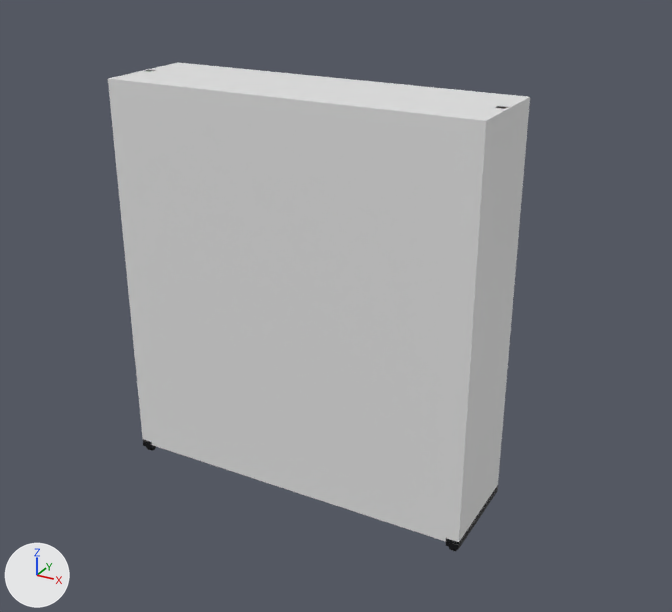
Before and after pictures for a commit that changed the glTF model internal/web/static/office/models/Deco_Whiteboard.gltf.
Camera for both pictures: a camera (50 mm lens) standing at (2.01, -3.42, 2.65) and looking at (0.12, 0.02, 0.93). The lights are fixed; the arrows at lower left show +X, +Y and +Z. The older version comes first. Where no turn or scale is listed for an object, it has been applied to the vertices. Vertices at exactly the same position are counted once.

Names of what the first picture shows: 'Deco_Whiteboard', 'Deco_Whiteboard_COL'.
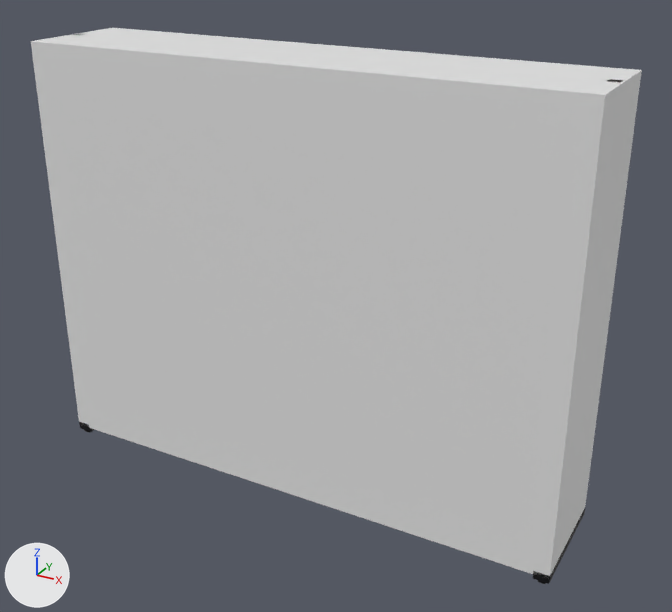
Location of each change, [x1, y1, x2, y2] in pixels of the pictures (672 x 612 px):
'Deco_Whiteboard_COL', rescaled (45% wider, 14% taller): before [108, 63, 530, 545]; after [31, 28, 642, 580]
'Deco_Whiteboard', reshaped (50% wider, 14% taller): before [143, 70, 507, 551]; after [74, 34, 622, 584]
part 1 of me_deco_whiteboard, added: after [79, 422, 92, 431]
part 2 of me_deco_whiteboard, added: after [533, 508, 585, 584]
part 3 of me_deco_whiteboard, deleted: before [143, 70, 507, 549]

Patch to the scene script:
```diff
--- a/internal/web/static/office/models/Deco_Whiteboard.gltf.py
+++ b/internal/web/static/office/models/Deco_Whiteboard.gltf.py
@@ mat_rs_led_accent @@
+mat_rs_led_accent = principled_material('RS_LED_Accent')
+mat_rs_led_accent.base_color = (0.0, 0.0, 0.0)  # black #000000
+mat_rs_led_accent.emission_color = (0.016, 0.791, 1.0)  # cyan #22e6ff
+mat_rs_led_accent.emission_strength = 8.0
@@ mat_rs_led_green @@
+mat_rs_led_green = principled_material('RS_LED_Green')
+mat_rs_led_green.base_color = (0.0, 0.0, 0.0)  # black #000000
+mat_rs_led_green.emission_color = (0.0331, 1.0, 0.246)  # green #33ff88
+mat_rs_led_green.emission_strength = 8.0
@@ mat_rs_neon_secondary @@
+mat_rs_neon_secondary = principled_material('RS_Neon_Secondary')
+mat_rs_neon_secondary.base_color = (0.0, 0.0, 0.0)  # black #000000
+mat_rs_neon_secondary.emission_color = (0.258, 0.107, 1.0)  # purple #8b5cff
+mat_rs_neon_secondary.emission_strength = 4.0
@@ me_deco_whiteboard @@
 # used by ob_deco_whiteboard; location = (0.0, 0.0, 0.0)
-me_deco_whiteboard.from_pydata(...)  # 152 vertices, 246 faces; spans x -0.88..0.88, y -0.25..0.25, z 0.0..1.92
+me_deco_whiteboard.from_pydata(...)  # 160 vertices, 258 faces; spans x -1.29..1.29, y -0.28..0.28, z 0.0..2.05
+# me_deco_whiteboard part 1: a new loose piece, a box spanning x -1.295..-1.225, y -0.275..0.275, z 0.03..0.07, in mat_rs_bodydark (picture img_rs_paint_dark)
+# me_deco_whiteboard part 2: a new loose piece, a box spanning x 1.225..1.295, y -0.275..0.275, z 0.03..0.07, in mat_rs_bodydark (picture img_rs_paint_dark)
+# me_deco_whiteboard part 3: 6 loose pieces with 44 vertices, spanning x -0.88..0.88, y -0.25..0.25, z 0.02..1.92, are deleted
+# other edits to the shape of me_deco_whiteboard do not show in these pictures
 me_deco_whiteboard.materials.append(mat_rs_trim)
@@ me_deco_whiteboard @@
 me_deco_whiteboard.materials.append(mat_rs_whiteboard)
-me_deco_whiteboard.materials.append(mat_rs_red)  # red #7e1b1e
-me_deco_whiteboard.materials.append(mat_rs_denim)  # dark blue #2e3f5c
+me_deco_whiteboard.materials.append(mat_rs_neon_secondary)  # black #000000, glowing purple #8b5cff
+me_deco_whiteboard.materials.append(mat_rs_led_accent)  # black #000000, glowing cyan #22e6ff
+me_deco_whiteboard.materials.append(mat_rs_led_green)  # black #000000, glowing green #33ff88
@@ me_deco_whiteboard_col @@
 # used by ob_deco_whiteboard_col; location = (0.0, 0.0, 0.0)
-me_deco_whiteboard_col.from_pydata(...)  # 8 vertices, 12 faces; spans x -0.88..0.88, y -0.25..0.25, z 0.05..1.92
+me_deco_whiteboard_col.from_pydata(...)  # 8 vertices, 12 faces; spans x -1.29..1.29, y -0.28..0.28, z 0.05..2.05
+# me_deco_whiteboard_col part 4: the whole mesh is scaled about the mesh origin by (1.47, 1.1, 1.07)
```
